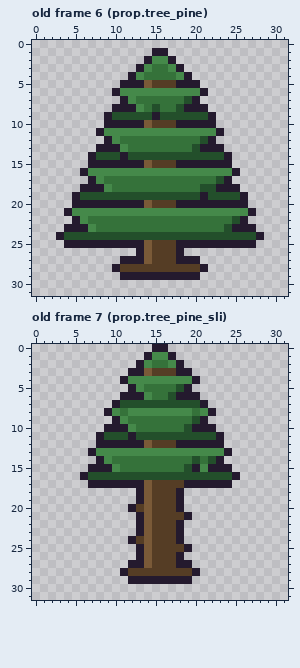
Pixel-art file -- assets/aseprite/props.aseprite. Above, as it was before the edit.
32x32 pixels, 62 frames. Shown: old frame 6 (prop.tree_pine), old frame 7 (prop.tree_pine_sli). The commit also changed other frames, which this record leaves out.
New version:
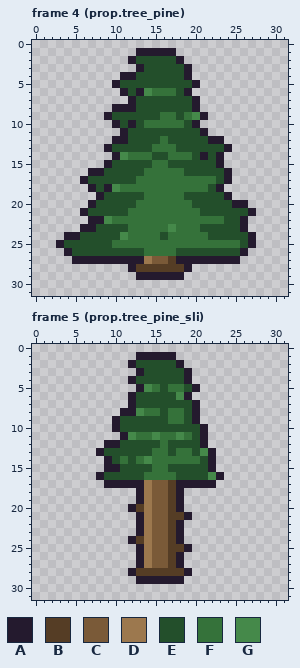
Palette (. is transparent): A #241a2e  B #553d25  C #7a5a38  D #9c784e  E #234f2b  F #35723a  G #45894a
The exact change:
frames 62 -> 56
Changed rows in their new state; - is an unchanged pixel.
Frame 4 (prop.tree_pine) against old frame 6 (prop.tree_pine):
first column x 3:
 1 ----------AA--A-----------
 2 ---------AEEEEEA----------
 3 -----------EEEEEA---------
 4 --------A-EEEEEE----------
 5 -------AEEEEEEEEE---------
 6 -------.AEA-FFFEA..-------
 7 --------.AEEEEEE----------
 8 ----------EE-EE-E-.-------
 9 ------------EFF-FGA.------
10 ------.-E-EFFFFFE-..------
11 -----...AEEEEEEEEEA..-----
12 ------.AAEEEE-EEEE--A-----
13 -----.-EEEEE---EE-EEEA----
14 ----...AGFFF--FFF-A-A.----
15 ----..-EEEEEFFEEEEEE-.----
16 ---.AAEEEEEFFFFFEEEEEA.---
17 ---AEEEEEE----------------
18 ---.-EAG----------F--..---
19 --...A-----FFFFF--E--A..--
20 --..-EEEEEFFFFFFFEEEEE----
21 -..AEEEEEFFFFFFFFFEEEEEE--
22 --..AAG--------------E----
23 -..-AEEEE-----G---EEE-E-.-
24 .AA-----GFFFF-FFFFF-----A.
25 AEEEEEEFFFFFFFFFFFFFFFFE--
26 -AEEEEEEEEEFFFFEEEEEEEEA--
27 --AAAAAA---DCC----AAAAA---
28 -------..A------A..-------
29 --------..------..--------
Frame 5 (prop.tree_pine_sli) against old frame 7 (prop.tree_pine_sli):
first column x 6:
 0 ---------..---------
 1 -------A-AA---------
 2 ------AEEEEE--------
 3 ------.-EEEEE-------
 4 -----.AEEEEEEA.-----
 5 ------.AG-E-FEA-----
 6 -----.-EEEE-G-.-----
 7 ----..A-------A.----
 8 ---..AA-FFEFFEA..---
 9 -----EEEEEE--EA.----
10 ---.-EEEEEEEE-E-.---
11 --...AGFFGFFGF-A..--
12 --.--EEEEEFEEEE-..--
13 -.AEEEEEEFFEFFE-A..-
14 --.AE-E-G-----FEA.--
15 -..-AEEEE--EE-EE-..-
16 ..A-----FFFF----GA..
17 -..-----DCC-A----..-
18 --------DCC---------
19 --------DCC---------
20 --------DCC---------
21 --------DCC---------
22 --------DCC---------
23 --------DCC---------
24 --------DCC---------
25 --------DCC---------
26 --------DCC---------
27 ------.-DCC--.------
28 -----.A------A.-----
29 ------.------.------
Boxes around the changes in both pictures, in picture pixels (x1, y1, x2, y2):
changed: (56, 48, 264, 280)
changed: (80, 344, 240, 584)
